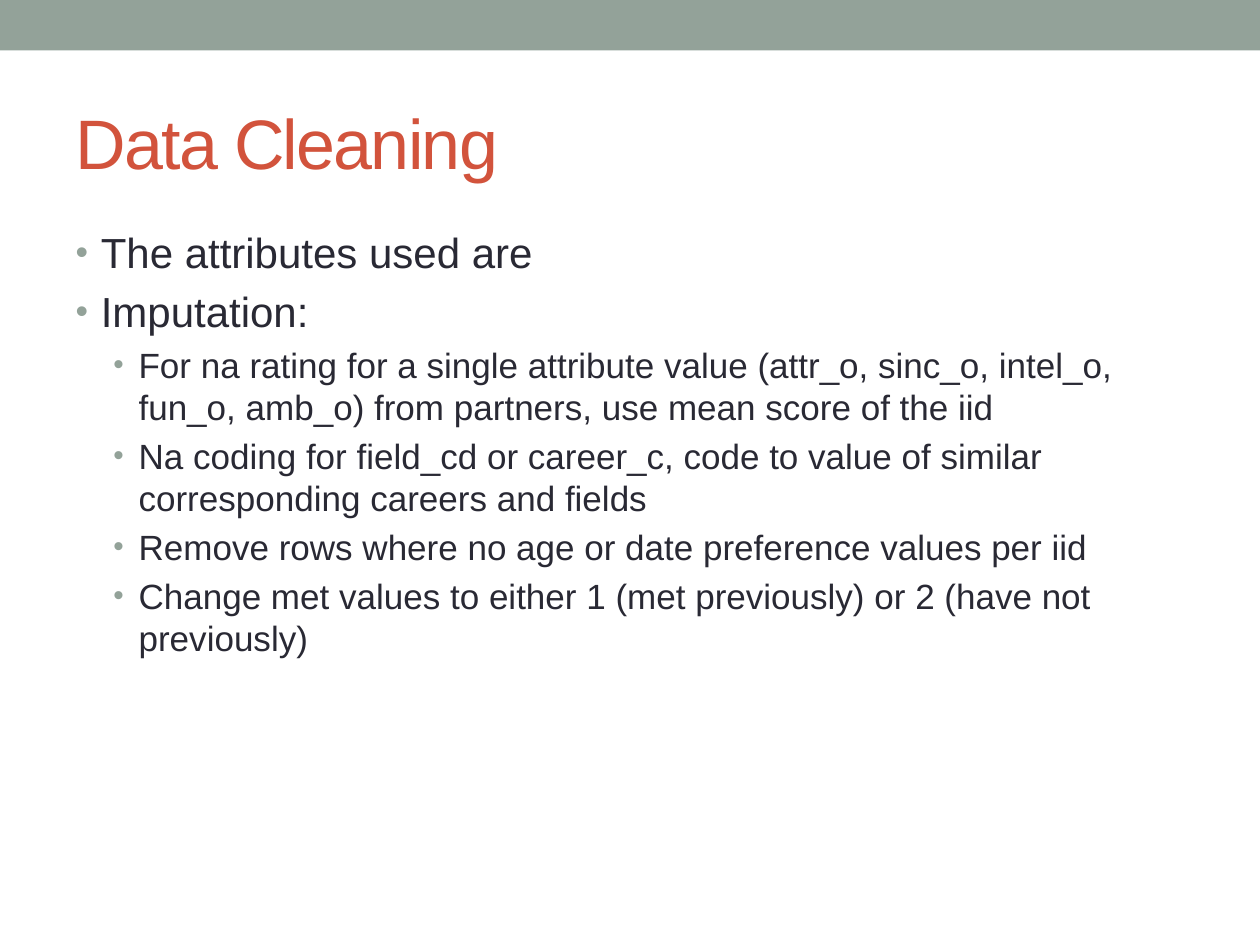
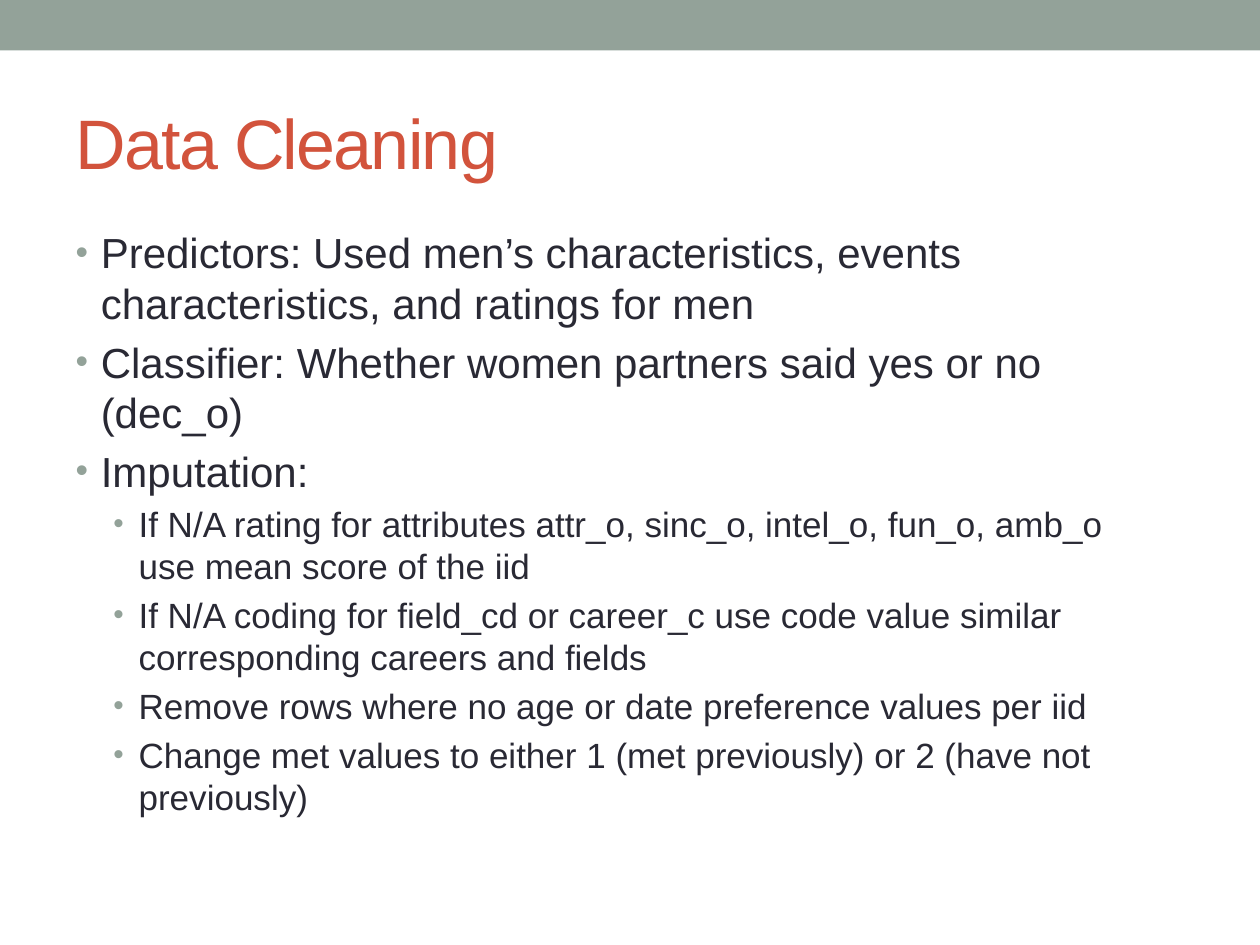
Before and after one commit to jonathanbae/4559Project1, a slide deck: slide 3 of baej.lih.project-1 Presentation.pptx (slide 4 before the commit). Drawn at 1260x945 pixels with LibreOffice and Linux fonts; fonts in the diff are those of the drawing. Boxes give left, top, right and bottom in pixels: in the first picture for what was removed or moved away, otherwise in the second. Text is boxed around its words. In the diff, an @@ line names an element or a change of style, - is before the commit and + after.

Commit message:
presentation

```diff
--- a/baej.lih.project-1 Presentation.pptx
+++ b/baej.lih.project-1 Presentation.pptx
@@ text at (101,237,1042,436): text changed @@
-• The attributes used are
+• Predictors: Used men’s characteristics, events characteristics, and ratings for men
+• Classifier: Whether women partners said yes or no (dec_o)
@@ text at (139,511,1102,677): text changed @@
-  • For na rating for a single attribute value (attr_o, sinc_o, intel_o, fun_o, amb_o) from partners, use mean score of the iid
-  • Na coding for field_cd or career_c, code to value of similar corresponding careers and fields
+  • If N/A rating for attributes attr_o, sinc_o, intel_o, fun_o, amb_o
+    use mean score of the iid
+  • If N/A coding for field_cd or career_c use code value similar corresponding careers and fields
```
Also in this commit, not shown: 3 other slides changed, 3 slides added, 7 slides removed, 1 other file.
